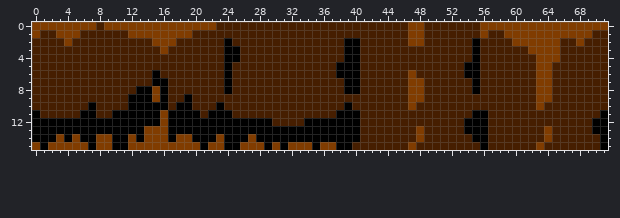
Edited in one commit: sprite sheet (gfx/tiles/forest_ledges.png). The picture above was drawn from the file before the commit.
The file is 72x16 pixels.
The result:
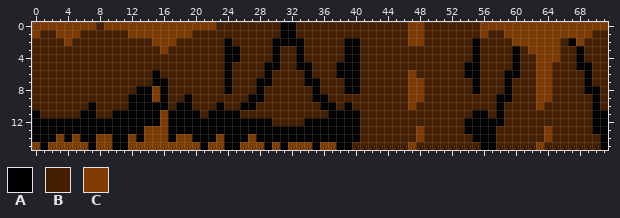
Palette (. is transparent): A #000000  B #461e00  C #803c00
The commit says: attempting to get ledge code working with non-player objects
Edits made:
The author changed colour B to colour A in rows 0 to 1 at x 31 to 32; in row 2 at x 30 to 33 and 67; in rows 3 to 4 at x 30, 33, 60 and 68; in row 5 at x 29 to 30, 33 to 34, 60 and 68 to 69; in row 6 at x 29, 34, 59 to 60 and 69; in row 7 at x 28 to 29, 34 to 35, 59 and 69.
The author changed colour B to colour A in row 8 at x 28, 35, 59 and 69 to 70; in row 9 at x 27 to 28, 35 to 36, 58 to 59 and 70; in row 10 at x 26 to 27, 36 to 37, 58 and 70; in row 11 at x 25, 37, 58 and 70; in row 12 at x 57 to 58; in rows 13 to 15 at x 57.
Changed places in both pictures, as pixel boxes (x1, y1, x2, y2):
changed: (232, 22, 336, 118)
changed: (568, 38, 600, 118)
changed: (488, 46, 520, 150)
